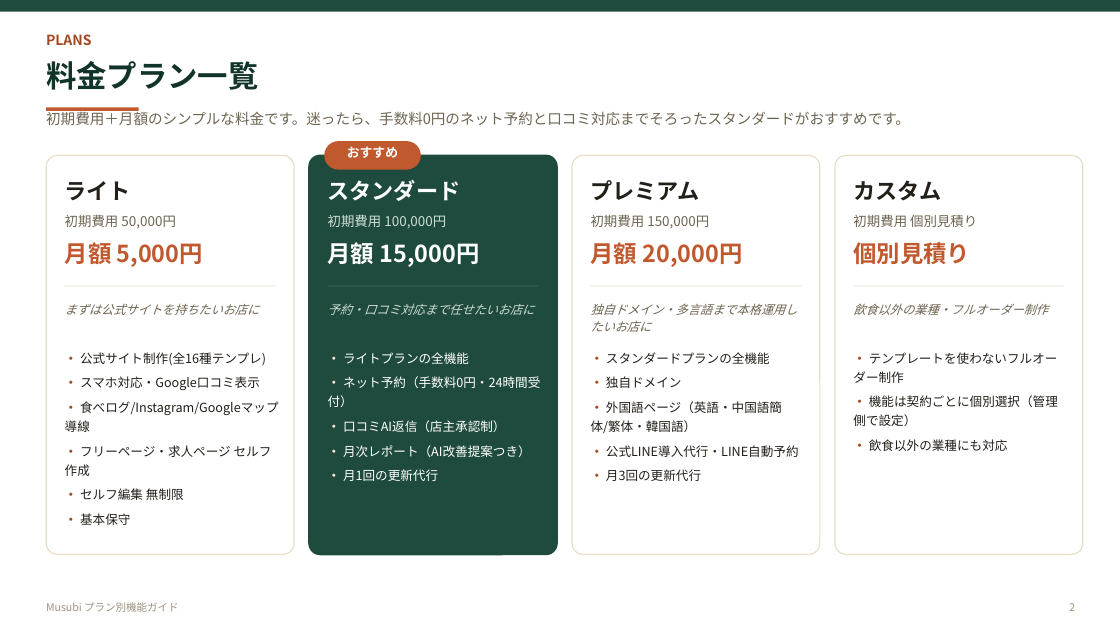
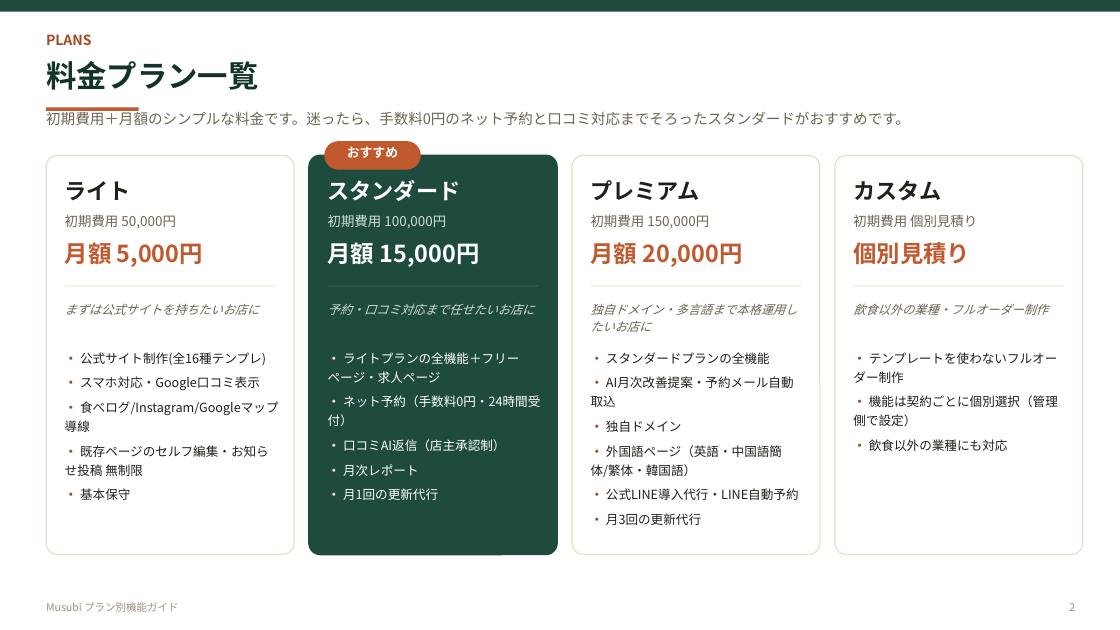
Before and after one commit to f2-watanabe/musubi-demos, a slide deck: slide 2 of pdf/プラン別機能ガイド.pptx. Drawn at 1120x630 pixels with LibreOffice and Linux fonts; fonts in the diff are those of the drawing. Boxes give left, top, right and bottom in pixels: in the first picture for what was removed or moved away, otherwise in the second. Text is boxed around its words. In the diff, an @@ line names an element or a change of style, - is before the commit and + after.

```diff
--- a/pdf/プラン別機能ガイド.pptx
+++ b/pdf/プラン別機能ガイド.pptx
@@ text at [328, 352, 519, 383]: text changed @@
-・ ライトプランの全機能
+・ ライトプランの全機能＋フリーページ・求人ページ
@@ text at [591, 352, 799, 525]: paragraph added @@
+・ AI月次改善提案・予約メール自動取込
@@ text at [65, 445, 269, 476]: text changed @@
-・ フリーページ・求人ページ セルフ作成
-・ セルフ編集 無制限
+・ 既存ページのセルフ編集・お知らせ投稿 無制限
@@ text at [328, 464, 419, 476]: text changed @@
-・ 月次レポート（AI改善提案つき）
+・ 月次レポート
```
Also in this commit, not shown: 9 other slides changed, 2 other files.
